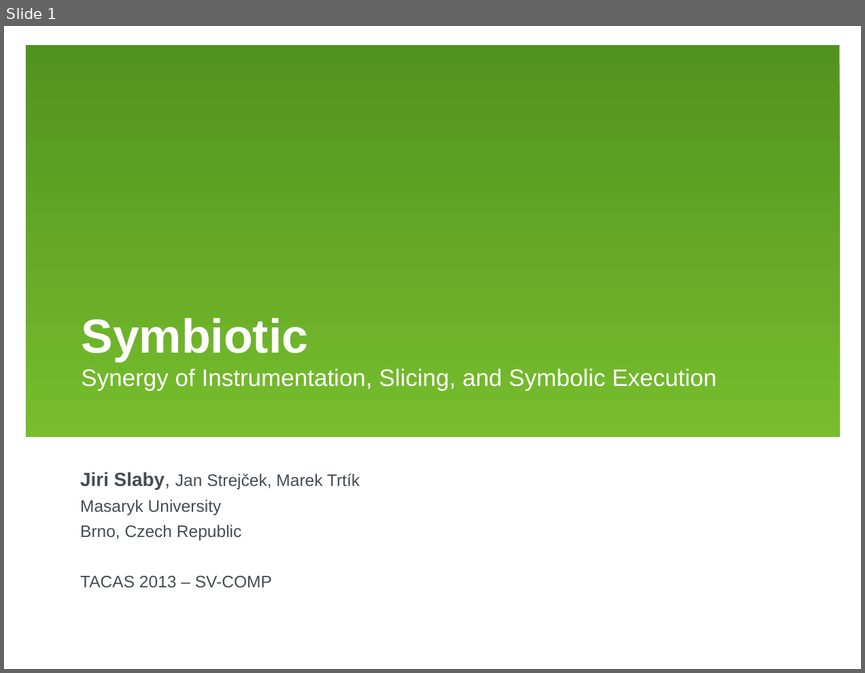
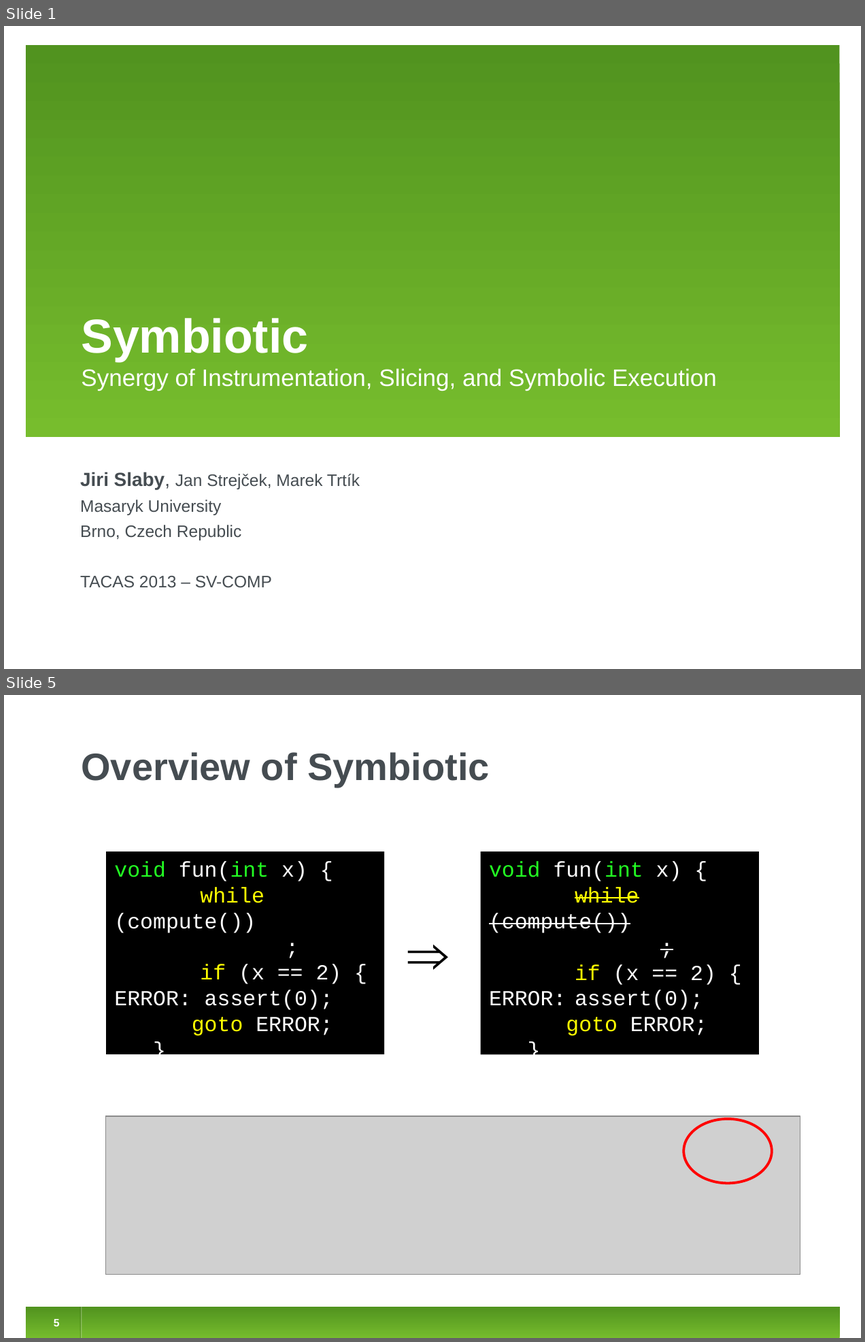
Before and after one commit to jirislaby/writings, a slide deck: presentations/tacas2013.odp. Shown one above the other, each under a label of ours: slide 1 before the commit, slides 1 and 5 after it; the slides between them are not shown. The pictures are 865x673 and 865x1342 pixels, drawn with LibreOffice and Linux fonts; fonts in the diff are those of the drawing; grey boxes stand for pictures. Boxes give left, top, right and bottom in pixels: in the first picture for what was removed or moved away, otherwise in the second. Text is boxed around its words. In the diff, an @@ line names an element or a change of style, - is before the commit and + after.

```diff
--- a/presentations/tacas2013.odp
+++ b/presentations/tacas2013.odp
@@ slide 5 added at (4,695,861,1338), background #FFFFFF @@
@@ title added at (81,752,489,787), 32 pt, text #454C51, bold @@
+Overview of Symbiotic
@@ rectangle added at (106,852,384,1055), fill #000000, 18 pt, text #FFFFFF @@
+void fun(int x) {
+while (compute())
+;
+if (x == 2) {
+ERROR: assert(0);
+goto ERROR;
+}
+}
@@ rectangle added at (481,852,759,1055), fill #000000, 18 pt, text #FFFFFF @@
+void fun(int x) {
+while (compute())
+;
+if (x == 2) {
+ERROR: assert(0);
+goto ERROR;
+}
+}
@@ text added at (400,913,465,985), 48 pt, text #000000 @@
+⇒
@@ picture added at (106,1116,801,1274) @@
@@ ellipse added at (683,1118,772,1183), outline #FF0000 2.15 pt @@
@@ rectangle added at (26,1307,839,1338), fill gradient #77BD2D to #51931F @@
@@ page number added at (54,1319,60,1326), 9 pt, text #FFFFFF, bold @@
+5
@@ line added from (80, 1307) to (80, 1338), #3F7418 0.74 pt @@
@@ line added from (81, 1307) to (81, 1338), #FFFFFF 0.74 pt @@
```
Also in this commit, not shown: 4 slides changed, 7 other slides added, 5 slides removed.
